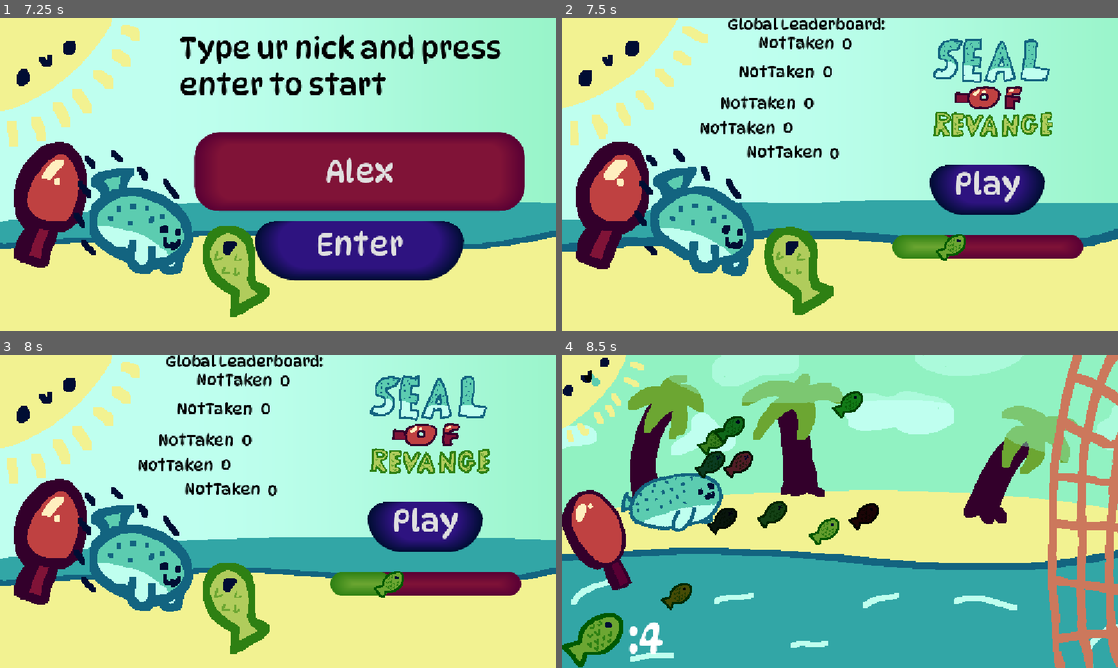
Above: before the commit, frames 1-4 (two rows, left to right).
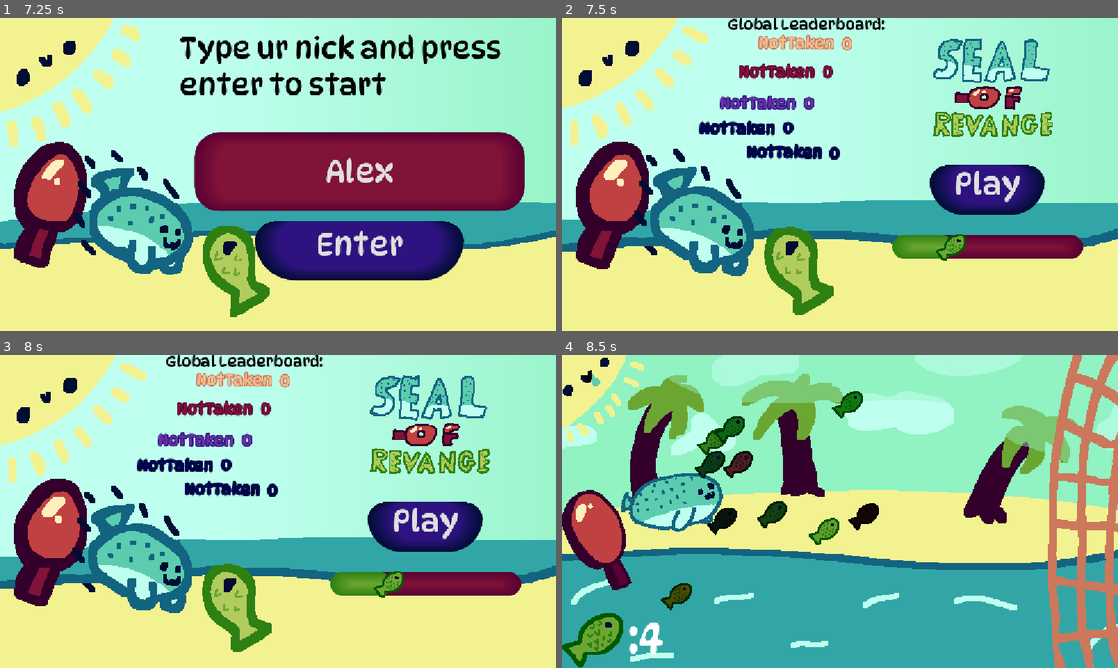
Above: after the commit, the same moments.

Repository: Olafopodloga12/gra-haven
Game: Godot game, scene res://intro/intro.tscn
Same seed, same stepped clock (60 frames per second), same inputs: the game is played once before the commit and once after it.
Inputs (mouse positions are in pixels of both pictures, inside the frame that each line leads up to):
- Up to frame 1 (7.25 s): move the mouse to (400, 158) at 0.52 s; click (400, 158) at 0.6 s; move the mouse to (166, 190) at 1.27 s; click (166, 190) at 1.35 s; move the mouse to (333, 105) at 2.02 s; click (333, 105) at 2.1 s; tap Enter at 2.75, 5 s; move the mouse to (250, 237) at 2.77 s; click (250, 237) at 2.85 s; tap Space at 3.5, 5.75 s; move the mouse to (444, 221) at 3.52 s; click (444, 221) at 3.6 s; move the mouse to (111, 127) at 4.27 s; click (111, 127) at 4.35 s; move the mouse to (305, 174) at 5.02 s; click (305, 174) at 5.1 s; move the mouse to (194, 96) at 5.77 s; click (194, 96) at 5.85 s; click (361, 171) at 6.52 s; type "Alex" at 6.6 s
- Up to frame 2 (7.5 s): click "Enter" at 7.25 s
- Up to frame 3 (8 s): no input
- Up to frame 4 (8.5 s): click "Play" at 8 s

Frame 1 is identical in both runs. In frame 2, 2.8% of the frame differs, in the area x 24-53%, y 5-46%; in frame 3, 5.0%, in the area x 0-100%, y 0-96%; in frame 4, nothing differs.

Commit message:
leaderboard kolorki fajne

Diff:
--- a/menu.tscn
+++ b/menu.tscn
@@ -138,7 +138,7 @@
 position = Vector2(576, 324)
 sprite_frames = SubResource("SpriteFrames_fungv")
 autoplay = "default"
-frame_progress = 0.696152
+frame_progress = 0.22844896
 
 [node name="Logo" type="AnimatedSprite2D" parent="." unique_id=1608318966]
 position = Vector2(892, 146)
@@ -197,7 +197,9 @@
 offset_right = 564.1771
 offset_bottom = 112.0
 rotation = 0.005390737
-theme_override_colors/font_color = Color(0, 0, 0, 1)
+theme_override_colors/font_color = Color(0.9490196, 0.7607843, 0.5686275, 1)
+theme_override_colors/font_outline_color = Color(0.8, 0.47058824, 0.36078432, 1)
+theme_override_constants/outline_size = 10
 theme_override_font_sizes/font_size = 32
 text = "NotTaken
 "
@@ -209,7 +211,9 @@
 offset_right = 523.95544
 offset_bottom = 171.53244
 rotation = 0.005390737
-theme_override_colors/font_color = Color(0, 0, 0, 1)
+theme_override_colors/font_color = Color(0.5019608, 0.07450981, 0.21568628, 1)
+theme_override_colors/font_outline_color = Color(0.34901962, 0, 0.20392157, 1)
+theme_override_constants/outline_size = 10
 theme_override_font_sizes/font_size = 32
 text = "NotTaken
 "
@@ -221,7 +225,9 @@
 offset_right = 484.95618
 offset_bottom = 236.25964
 rotation = 0.005390737
-theme_override_colors/font_color = Color(0, 0, 0, 1)
+theme_override_colors/font_color = Color(0.42352942, 0.19607843, 0.6509804, 1)
+theme_override_colors/font_outline_color = Color(0.18039216, 0.07450981, 0.5019608, 1)
+theme_override_constants/outline_size = 10
 theme_override_font_sizes/font_size = 32
 text = "NotTaken
 "
@@ -233,7 +239,9 @@
 offset_right = 442.0011
 offset_bottom = 288.60608
 rotation = 0.005390737
-theme_override_colors/font_color = Color(0, 0, 0, 1)
+theme_override_colors/font_color = Color(0, 0, 0.34901962, 1)
+theme_override_colors/font_outline_color = Color(0, 0.050980393, 0.2, 1)
+theme_override_constants/outline_size = 10
 theme_override_font_sizes/font_size = 32
 text = "NotTaken"
 horizontal_alignment = 2
@@ -244,7 +252,9 @@
 offset_right = 539.4447
 offset_bottom = 337.54413
 rotation = 0.005390737
-theme_override_colors/font_color = Color(0, 0, 0, 1)
+theme_override_colors/font_color = Color(0, 0, 0.34901962, 1)
+theme_override_colors/font_outline_color = Color(0, 0.050980393, 0.2, 1)
+theme_override_constants/outline_size = 10
 theme_override_font_sizes/font_size = 32
 text = "NotTaken"
 horizontal_alignment = 2
@@ -255,7 +265,9 @@
 offset_right = 853.0
 offset_bottom = 115.0
 rotation = 0.005390737
-theme_override_colors/font_color = Color(0, 0, 0, 1)
+theme_override_colors/font_color = Color(0.9490196, 0.7607843, 0.5686275, 1)
+theme_override_colors/font_outline_color = Color(0.8, 0.47058824, 0.36078432, 1)
+theme_override_constants/outline_size = 10
 theme_override_font_sizes/font_size = 32
 text = "0
 "
@@ -266,7 +278,9 @@
 offset_right = 812.9542
 offset_bottom = 173.0
 rotation = 0.005390737
-theme_override_colors/font_color = Color(0, 0, 0, 1)
+theme_override_colors/font_color = Color(0.5019608, 0.07450981, 0.21568628, 1)
+theme_override_colors/font_outline_color = Color(0.34901962, 0, 0.20392157, 1)
+theme_override_constants/outline_size = 10
 theme_override_font_sizes/font_size = 32
 text = "0
 "
@@ -277,7 +291,9 @@
 offset_right = 773.9541
 offset_bottom = 238.0
 rotation = 0.005390737
-theme_override_colors/font_color = Color(0, 0, 0, 1)
+theme_override_colors/font_color = Color(0.42352942, 0.19607843, 0.6509804, 1)
+theme_override_colors/font_outline_color = Color(0.18039216, 0.07450981, 0.5019608, 1)
+theme_override_constants/outline_size = 10
 theme_override_font_sizes/font_size = 32
 text = "0
 "
@@ -288,7 +304,9 @@
 offset_right = 730.99994
 offset_bottom = 289.0
 rotation = 0.005390737
-theme_override_colors/font_color = Color(0, 0, 0, 1)
+theme_override_colors/font_color = Color(0, 0, 0.34901962, 1)
+theme_override_colors/font_outline_color = Color(0, 0.050980393, 0.2, 1)
+theme_override_constants/outline_size = 10
 theme_override_font_sizes/font_size = 32
 text = "0
 "
@@ -299,7 +317,9 @@
 offset_right = 827.00006
 offset_bottom = 342.0
 rotation = 0.005390737
-theme_override_colors/font_color = Color(0, 0, 0, 1)
+theme_override_colors/font_color = Color(0, 0, 0.34901962, 1)
+theme_override_colors/font_outline_color = Color(0, 0.050980393, 0.2, 1)
+theme_override_constants/outline_size = 10
 theme_override_font_sizes/font_size = 32
 text = "0
 "
